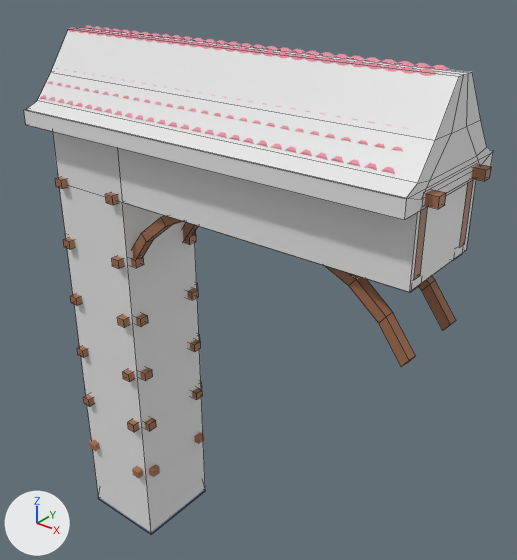
Renders of the FBX model FMP/Assets/Environment sprites/building#5.fbx from each side of a commit.
Before and after are seen from a 50 mm lens placed at (51.8, -44.2, 58.6), pointed at (14.0, 3.0, 29.4). Lighting does not change. The marker at lower left points along +X, +Y and +Z. Mesh edges are drawn as thin lines on the coarser meshes. Where no turn or scale is listed for an object, it has been applied to the vertices. Vertices at the same position are counted once.

The first picture shows 'COLLIDEER', 'COLLIDEER.001', 'Graplle', 'roof tiles', 'side tower', 'support beams.001', 'tower'.
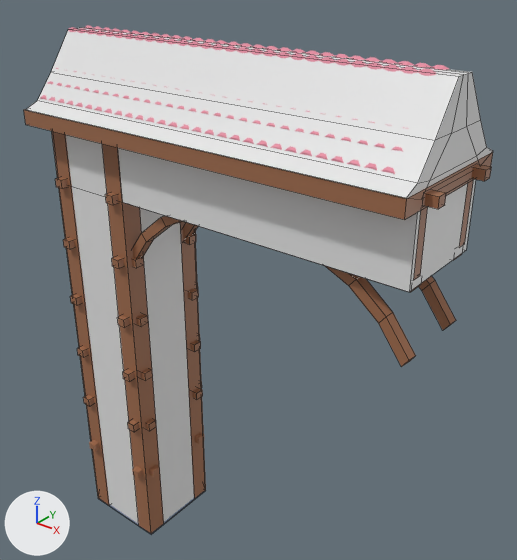
Where the change shows, as pixel boxes [x1, y1, x2, y2] in the pictures (517 x 560 px):
'Graplle', reshaped
    before: [24, 109, 493, 220]
    after: [24, 109, 493, 534]
part 1 of me_cube_013, added (brown)
    after: [180, 221, 206, 499]
part 2 of me_cube_013, added (brown)
    after: [102, 144, 164, 534]
part 3 of me_cube_013, added (brown)
    after: [52, 131, 109, 505]
part 4 of me_cube_013, recoloured (grey to brown)
    both: [24, 109, 493, 220]

Patch to the scene script:
```diff
--- a/FMP/Assets/Environment sprites/building#5.fbx.py
+++ b/FMP/Assets/Environment sprites/building#5.fbx.py
@@ mat_wood_003 @@
+mat_wood_003 = principled_material('wood.003')
+mat_wood_003.base_color = (0.359, 0.153, 0.0752)  # brown #a26d4e
@@ me_cube_013 @@
 # used by ob_graplle; location = (-4.5, 0.0, 43.53)
-me_cube_013.from_pydata(...)  # 8 vertices, 6 faces; spans x -1.0..37.6, y -6.6..6.6, z -0.7..0.7
+me_cube_013.from_pydata(...)  # 40 vertices, 30 faces; spans x -1.0..37.6, y -6.6..6.6, z -45.9..1.1
+# me_cube_013 part 1: a new loose piece, a box spanning x 7.1..9.1, y 2.6..4.6, z -45.9..1.1, in mat_wood_003 (brown #a16d4e)
+# me_cube_013 part 2: a new loose piece, a box spanning x 7.1..9.1, y -4.6..-2.6, z -45.9..1.1, in mat_wood_003 (brown #a16d4e)
+# me_cube_013 part 3: a new loose piece, a box spanning x -0.1..1.9, y -4.6..-2.6, z -45.9..1.1, in mat_wood_003 (brown #a16d4e)
+# me_cube_013 part 4: 6 faces spanning x -1.0..37.6, y -6.6..6.6, z -0.7..0.7 switch from no material to mat_wood_003 (brown #a16d4e)
```
